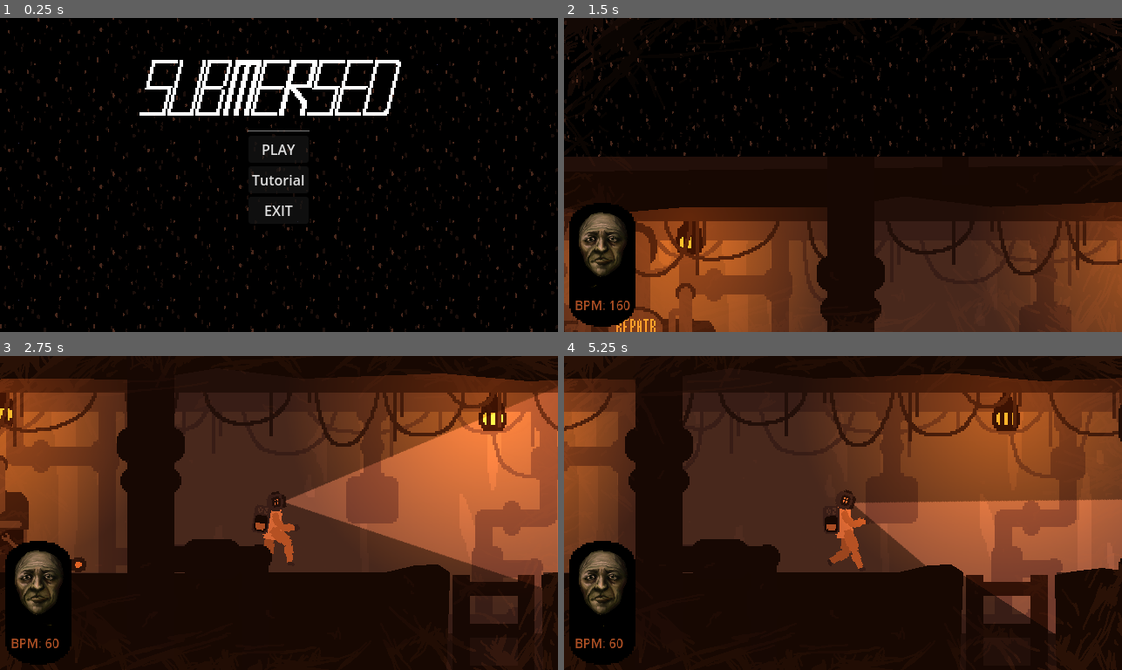
Above: before the commit, frames 1-4 (two rows, left to right).
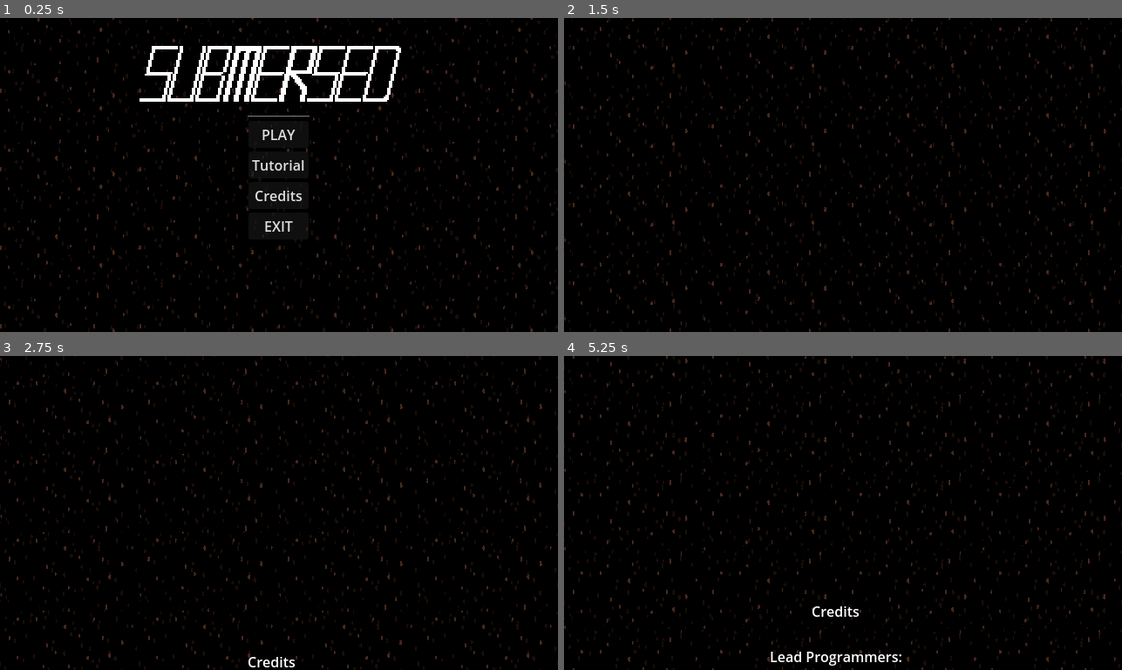
Above: after the commit, the same moments.

Repository: Parker-Vetter/SubwayUnderSea
Game: Godot game, scene res://Scenes/main_menu.tscn
Two runs of this game, one before a commit and one after it. Both use one fixed random seed, a clock stepped at 60 frames per second and the inputs below. The engine's default icon, where the game draws it, is replaced by a stand-in: a white triangle on a blue panel in a dark square. Sound files missing from this copy of the repository are replaced by a short silence.
Inputs (mouse positions are in pixels of both pictures, inside the frame that each line leads up to):
- Up to frame 1 (0.25 s): no input
- Up to frame 2 (1.5 s): click (843, 196) at 0.5 s, where only the run after the commit has a clickable "Credits"; click (843, 149) at 1.25 s, where only the run before the commit has a clickable "PLAY"
- Up to frame 3 (2.75 s): move the mouse to (401, 497) at 2.02 s; hold D (right) from 2.03 s (still down); tap Space (interact) at 2.1 s
- Up to frame 4 (5.25 s): move the mouse to (731, 528) at 2.77 s; release D (right) at 2.78 s; hold S (down) 2.78-3.53 s; click (731, 528) at 2.85 s; move the mouse to (898, 443) at 3.52 s; hold D (right) 3.53-4.28 s; tap Space (interact) at 3.6, 5.1 s; move the mouse to (815, 575) at 4.27 s; hold W (up) 4.28-5.03 s; click (815, 575) at 4.35 s; move the mouse to (1010, 560) at 5.02 s; hold A (left) from 5.03 s (still down)

The runs differ from the first frame. In frame 1, 5.5% of the frame differs, in the area x 25-72%, y 8-70%; in frame 2, 42%; in frame 3, 66%; in frame 4, 67%, in the area x 0-100%, y 0-100%.

Commit message:
Pushed credits in main menu

Diff:
--- a/subwaysea/Scenes/main_menu.tscn
+++ b/subwaysea/Scenes/main_menu.tscn
@@ -49,6 +49,11 @@
 layout_mode = 2
 text = "Tutorial"
 
+[node name="CreditsButton" type="Button" parent="CanvasLayer/Main Menu/HBoxContainer/VBoxContainer"]
+texture_filter = 1
+layout_mode = 2
+text = "Credits"
+
 [node name="Button" type="Button" parent="CanvasLayer/Main Menu/HBoxContainer/VBoxContainer"]
 texture_filter = 1
 layout_mode = 2
@@ -56,7 +61,7 @@
 
 [node name="Title" type="Sprite2D" parent="CanvasLayer/Main Menu"]
 texture_filter = 1
-position = Vector2(320, 80)
+position = Vector2(320, 64)
 scale = Vector2(2, 2)
 texture = ExtResource("4_1a0iq")
 
@@ -120,6 +125,7 @@
 
 [connection signal="pressed" from="CanvasLayer/Main Menu/HBoxContainer/VBoxContainer/Play Button" to="CanvasLayer/Main Menu" method="_on_play_button_pressed"]
 [connection signal="pressed" from="CanvasLayer/Main Menu/HBoxContainer/VBoxContainer/Tutorial Button" to="CanvasLayer/Main Menu" method="_on_tutorial_button_pressed"]
+[connection signal="pressed" from="CanvasLayer/Main Menu/HBoxContainer/VBoxContainer/CreditsButton" to="CanvasLayer/Main Menu" method="_on_credits_button_pressed"]
 [connection signal="pressed" from="CanvasLayer/Main Menu/HBoxContainer/VBoxContainer/Button" to="CanvasLayer/Main Menu" method="_on_button_pressed"]
 [connection signal="timeout" from="FloatingSpritesinOcean/Spawner" to="FloatingSpritesinOcean" method="_on_spawner_timeout"]
 [connection signal="finished" from="AudioStreamPlayer" to="AudioStreamPlayer" method="play"]
